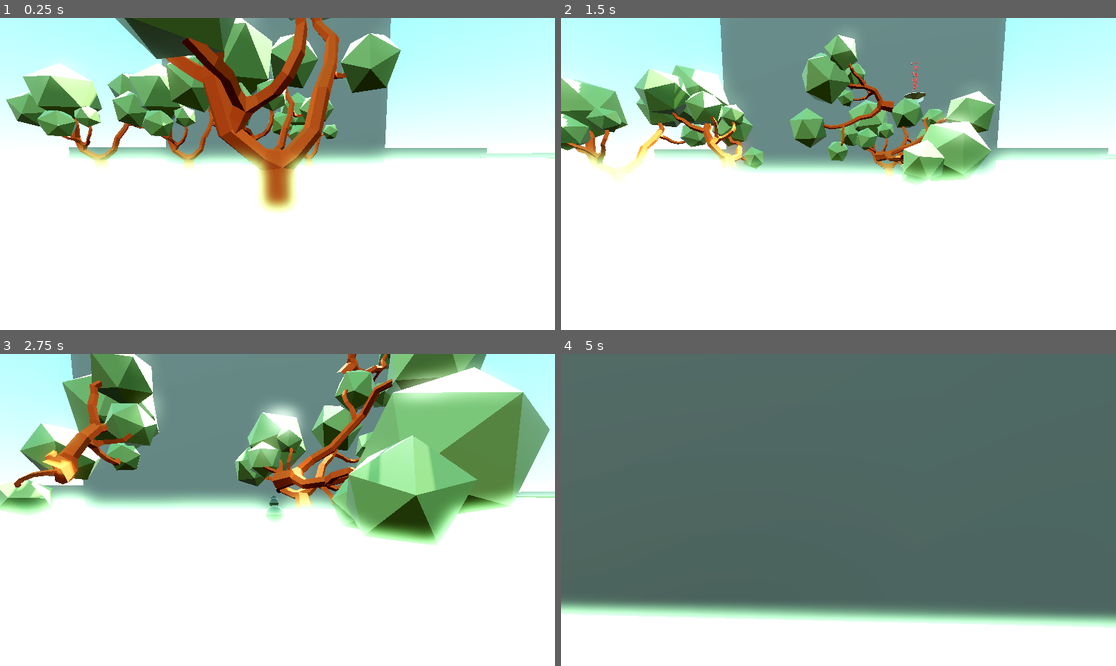
Above: before the commit, frames 1-4 (two rows, left to right).
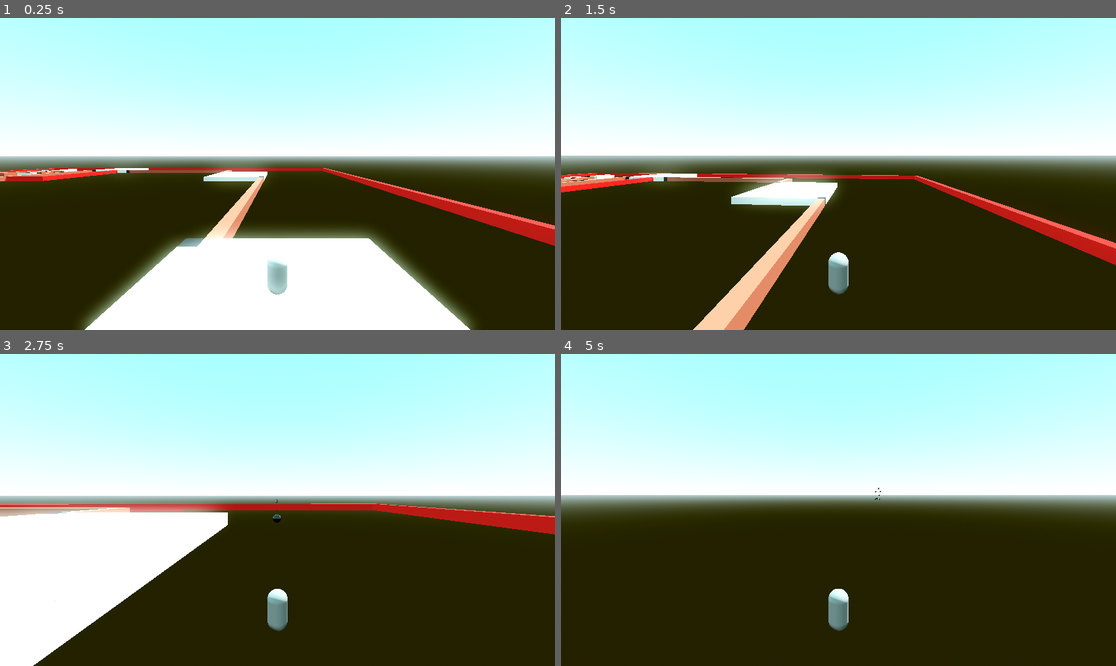
Above: after the commit, the same moments.

Repository: KrukDallan/Godot-test-game
Game: Godot game, scene res://world/dungeon/dungeon.tscn
Same seed, same stepped clock (60 frames per second), same inputs: the game is played once before the commit and once after it. Before the commit the project starts from res://ForestScene.tscn.
Inputs (mouse positions are in pixels of both pictures, inside the frame that each line leads up to):
- Up to frame 1 (0.25 s): no input
- Up to frame 2 (1.5 s): move the mouse to (866, 174) at 0.52 s; hold E 0.53-1.28 s; hold Up (ui_up) from 0.53 s (still down); tap Space at 0.77 s; move the mouse to (810, 174) at 1.27 s; right-click (810, 174) at 1.35 s
- Up to frame 3 (2.75 s): keep holding Up (ui_up); tap Space at 1.52 s; tap E at 1.55, 2.3 s; move the mouse to (288, 503) at 2.02 s; press the mouse at (288, 503) at 2.03 s
- Up to frame 4 (5 s): keep holding Up (ui_up); move the mouse to (832, 516) at 2.77 s; release the mouse at (832, 516) at 2.78 s; tap E at 2.85, 4.55 s; tap Space at 3.02, 3.77, 4.52 s; move the mouse to (877, 513) at 3.52 s; hold E 3.53-4.28 s; move the mouse to (794, 506) at 4.27 s; right-click (794, 506) at 4.35 s

The runs differ from the first frame. In frame 1, 65% of the frame differs, in the area x 0-100%, y 0-100%; in frame 2, 83%; in frame 3, 81%; in frame 4, 99%.
Error in both runs: Trying to assign value of type 'Node3D' to a variable of type 'RigidBody3D'. (res://world/dungeon/DungeonMesh.gd:51)

Commit message:
edited dungeon scene
- managed to spawn player inside the dungeon
- problems with player inside the dungeon: it falls under the floor
- dungeon blocks seems to not have collisions (black blocks and floor blocks)

Diff:
--- a/character/character.tscn
+++ b/character/character.tscn
@@ -13,15 +13,20 @@
 [node name="Player" type="RigidBody3D" groups=["Player"]]
 collision_layer = 4
 collision_mask = 3
+gravity_scale = 2.66454e-15
 lock_rotation = true
+linear_velocity = Vector3(2.08165e-12, 1, 2.08165e-12)
 script = ExtResource("1_fls2m")
+jump_impulse = 10
+fall_acceleration = 2.08165e-12
 
 [node name="MeshInstance3D" type="MeshInstance3D" parent="."]
-visible = false
+transform = Transform3D(0.5, 0, 0, 0, 0.5, 0, 0, 0, 0.5, 0, 0, 0)
 mesh = SubResource("CapsuleMesh_8wmhf")
 skeleton = NodePath("")
 
 [node name="CollisionShape3D" type="CollisionShape3D" parent="."]
+transform = Transform3D(0.5, 0, 0, 0, 0.5, 0, 0, 0, 0.5, 0, 0, 0)
 shape = SubResource("ConvexPolygonShape3D_deomx")
 
 [node name="TwistPivot" type="Node3D" parent="."]
@@ -40,6 +45,7 @@
 
 [node name="Detector" type="Area3D" parent="TwistPivot/PitchPivot"]
 transform = Transform3D(7.5904e-09, 4.30473e-08, 1, 0.984808, -0.173648, -1.79153e-16, 0.173648, 0.984808, -4.37114e-08, 2.0848e-12, 1.35349, -7.56241)
+visible = false
 collision_layer = 4
 collision_mask = 7
 
--- a/objects/ball.tscn
+++ b/objects/ball.tscn
@@ -22,9 +22,11 @@
 script = ExtResource("1_jpw0b")
 
 [node name="MeshInstance3D" type="MeshInstance3D" parent="."]
+transform = Transform3D(0.5, 0, 0, 0, 0.5, 0, 0, 0, 0.5, 0, 0, 0)
 mesh = SubResource("SphereMesh_fixiw")
 
 [node name="CollisionShape3D" type="CollisionShape3D" parent="."]
+transform = Transform3D(0.5, 0, 0, 0, 0.5, 0, 0, 0, 0.5, 0, 0, 0)
 shape = SubResource("ConvexPolygonShape3D_28ki1")
 
 [node name="Timer" type="Timer" parent="."]
--- a/project.godot
+++ b/project.godot
@@ -11,7 +11,7 @@
 [application]
 
 config/name="3d-Test"
-run/main_scene="res://ForestScene.tscn"
+run/main_scene="res://world/dungeon/dungeon.tscn"
 config/features=PackedStringArray("4.1", "Forward Plus")
 config/icon="res://icon.svg"
 
--- a/world/dungeon/DungeonMesh.gd
+++ b/world/dungeon/DungeonMesh.gd
@@ -50,6 +50,7 @@
 		if cell_index <=2 && cell_index >=0:
 			var dun_cell : RigidBody3D = dun_cell_scene.instantiate()
 			dun_cell.position = Vector3(cell) + Vector3(0.5,0,0.5)
+
 			add_child(dun_cell)
 			t +=1
 			#dun_cell.set_owner(owner)
--- a/world/dungeon/dungeon.gd
+++ b/world/dungeon/dungeon.gd
@@ -4,14 +4,20 @@
 @onready var grid_map : GridMap = $GridMap
 @onready var dungeonmesh : Node3D = $DungeonMesh
 func _ready():
-	set_start(false)
-	dungeonmesh.set_start(false)
-	Character.position = get_starting_position()
+	#set_start(false)
+	generate()
+	dungeonmesh.create_dungeon()
+	#dungeonmesh.set_start(false)
+	Character.global_position = starting_pos
+	#Character.freeze = true
+	print(starting_pos)
+	#await get_tree().create_timer(5).timeout
+	#Character.freeze = false
+	print(Character.constant_force)
 
 var starting_pos : Vector3 = Vector3.ZERO
 func get_starting_position():
 	return starting_pos
-
 
 
 @export var start : bool = false : set = set_start
@@ -82,7 +88,7 @@
 
 	var visited_points : PackedInt32Array = []
 	visited_points.append(randi() % room_positions.size())
-
+	var tmp : Vector2
 	while visited_points.size() != mst_graph.get_point_count():
 		var possible_connections : Array[PackedInt32Array] = []
 		for vp in visited_points:
@@ -98,10 +104,10 @@
 				connection = pc
 		visited_points.append(connection[1])
 		mst_graph.connect_points(connection[0], connection[1])
-		var tmp : Vector2 = mst_graph.get_point_position(randi() % mst_graph.get_point_count())
-		starting_pos = Vector3(tmp.x, 1, tmp.y)
-		print("starting pos setted")
+		tmp = mst_graph.get_point_position(randi() % mst_graph.get_point_count())
 		delaunay_graph.disconnect_points(connection[0], connection[1])
+
+	starting_pos = Vector3(tmp.x, 2, tmp.y)
 
 	var hallway_graph : AStar2D = mst_graph
 
--- a/world/dungeon/dungeon.tscn
+++ b/world/dungeon/dungeon.tscn
@@ -20,11 +20,17 @@
 tonemap_mode = 2
 glow_enabled = true
 
+[sub_resource type="PhysicsMaterial" id="PhysicsMaterial_ta2nk"]
+
+[sub_resource type="BoxShape3D" id="BoxShape3D_0bhw5"]
+size = Vector3(600, 1, 600)
+
 [node name="Dungeon" type="Node3D"]
 script = ExtResource("1_xhab4")
-border_size = 30
+border_size = 100
 room_number = 5
-max_room_size = 5
+min_room_size = 10
+max_room_size = 20
 
 [node name="WorldEnvironment" type="WorldEnvironment" parent="."]
 environment = SubResource("Environment_c5s65")
@@ -38,9 +44,18 @@
 cell_size = Vector3(1, 1, 1)
 cell_center_y = false
 data = {
-"cells": PackedInt32Array(65535, 65535, 3, 65535, 30, 3, 30, …(1442 unchanged characters)…  3, 30, 29, 3, 65535, 29, 3, 30, 30, 3, 3, 5, 0, 4, 5, 0, 3, 6, 0, 4, 6, 0, 3, 7, 0, 4, 7, 2, 11, 25, 0, 12, 25, 0, 13, 25, 0, 11, 26, 2, 12, 26, 0, 13, 26, 0, 11, 27, 0, 12, 27, 0, 13, 27, 0, 20, 6, 0, 21, 6, 0, 22, 6, 0, 20, 7, 2, 21, 7, 0, 22, 7, 0, 3, 24, 0, 4, 24, 0, 5, 24, 0, 6, 24, 2, 3, 25, 0, 4, 25, 0, 5, 25, 0, 6, 25, 0, 3, 26, 0, 4, 26, 0, 5, 26, 0, 6, 26, 2, 3, 27, 0, 4, 27, 0, 5, 27, 0, 6, 27, 0, 6, 8, 2, 7, 8, 0, 8, 8, 0, 9, 8, 2, 6, 9, 2, 7, 9, 0, 8, 9, 0, 9, 9, 0, 20, 8, 1, 19, 8, 1, 18, 8, 1, 17, 8, 1, 16, 8, 1, 15, 8, 1, 14, 8, 1, 13, 8, 1, 12, 8, 1, 11, 8, 1, 10, 8, 1, 5, 7, 1, 6, 7, 1, 6, 23, 1, 6, 22, 1, 6, 21, 1, 6, 20, 1, 6, 19, 1, 6, 18, 1, 6, 17, 1, 6, 16, 1, 6, 15, 1, 6, 14, 1, 6, 13, 1, 6, 12, 1, 6, 11, 1, 6, 10, 1, 10, 26, 1, 9, 26, 1, 8, 26, 1, 7, 26, 1)
+"cells": PackedInt32Array(65535, 65535, 3, 65535, 30, 3, 30, …(1442 unchanged characters)…  3, 30, 29, 3, 65535, 29, 3, 30, 30, 3, 10, 5, 0, 11, 5, 0, 12, 5, 0, 10, 6, 0, 11, 6, 0, 12, 6, 0, 10, 7, 0, 11, 7, 0, 12, 7, 0, 10, 8, 2, 11, 8, 0, 12, 8, 0, 8, 10, 0, 9, 10, 0, 10, 10, 0, 11, 10, 2, 8, 11, 0, 9, 11, 0, 10, 11, 0, 11, 11, 0, 8, 12, 2, 9, 12, 0, 10, 12, 0, 11, 12, 2, 1, 20, 0, 2, 20, 0, 3, 20, 2, 1, 21, 0, 2, 21, 0, 3, 21, 0, 1, 22, 0, 2, 22, 0, 3, 22, 0, 14, 20, 2, 15, 20, 0, 16, 20, 0, 17, 20, 2, 14, 21, 0, 15, 21, 0, 16, 21, 0, 17, 21, 0, 20, 15, 0, 21, 15, 0, 20, 16, 2, 21, 16, 0, 11, 9, 1, 17, 19, 1, 17, 18, 1, 17, 17, 1, 17, 16, 1, 18, 16, 1, 19, 16, 1, 12, 12, 1, 13, 12, 1, 14, 12, 1, 14, 13, 1, 14, 14, 1, 14, 15, 1, 14, 16, 1, 14, 17, 1, 14, 18, 1, 14, 19, 1, 8, 13, 1, 8, 14, 1, 8, 15, 1, 8, 16, 1, 8, 17, 1, 8, 18, 1, 8, 19, 1, 8, 20, 1, 7, 20, 1, 6, 20, 1, 5, 20, 1, 4, 20, 1)
 }
 
 [node name="DungeonMesh" type="Node3D" parent="."]
 script = ExtResource("3_7xws8")
 grid_map_path = NodePath("../GridMap")
+
+[node name="StaticBody3D" type="StaticBody3D" parent="."]
+transform = Transform3D(1, 0, 0, 0, 1, 0, 0, 0, 1, 2.08165e-12, -2, 2.08165e-12)
+collision_mask = 7
+physics_material_override = SubResource("PhysicsMaterial_ta2nk")
+
+[node name="CollisionShape3D" type="CollisionShape3D" parent="StaticBody3D"]
+transform = Transform3D(1, 0, 0, 0, 1, 0, 0, 0, 1, 2.08165e-12, 2.08165e-12, 2.08165e-12)
+shape = SubResource("BoxShape3D_0bhw5")
--- a/world/dungeon/dungeon_meshes.tscn
+++ b/world/dungeon/dungeon_meshes.tscn
@@ -4,27 +4,32 @@
 [ext_resource type="Script" path="res://world/dungeon/dungeon_meshes.gd" id="2_unqvf"]
 
 [sub_resource type="ConvexPolygonShape3D" id="ConvexPolygonShape3D_l7l00"]
+margin = 0.5
 points = PackedVector3Array(-0.5, 0, -1.5, 0.5, 0, -1.5, -0.5, 0, -0.5, -0.5, 4, -1.5, 0.5, 0, -0.5, 0.5, 4, -1.5, -0.5, 4, -0.5, 0.5, 4, -0.5)
 
 [sub_resource type="ConvexPolygonShape3D" id="ConvexPolygonShape3D_ekyu7"]
+margin = 0.5
 points = PackedVector3Array(0.5, 0, -0.5, 1.5, 0, -0.5, 0.5, 0, 0.5, 0.5, 4, -0.5, 1.5, 0, 0.5, 1.5, 4, -0.5, 0.5, 4, 0.5, 1.5, 4, 0.5)
 
 [sub_resource type="ConvexPolygonShape3D" id="ConvexPolygonShape3D_hycoi"]
+margin = 0.5
 points = PackedVector3Array(-0.5, 0, 0.5, 0.5, 0, 0.5, -0.5, 0, 1.5, -0.5, 4, 0.5, 0.5, 0, 1.5, 0.5, 4, 0.5, -0.5, 4, 1.5, 0.5, 4, 1.5)
 
 [sub_resource type="ConvexPolygonShape3D" id="ConvexPolygonShape3D_oipw8"]
+margin = 0.5
 points = PackedVector3Array(-1.5, 0, -0.5, -0.5, 0, -0.5, -1.5, 0, 0.5, -1.5, 4, -0.5, -0.5, 0, 0.5, -0.5, 4, -0.5, -1.5, 4, 0.5, -0.5, 4, 0.5)
 
 [sub_resource type="ConvexPolygonShape3D" id="ConvexPolygonShape3D_53w2i"]
+margin = 0.5
 points = PackedVector3Array(0.5, 5, 0.5, 0.5, 5, -0.5, -0.5, 5, 0.5, 0.5, 4, 0.5, 0.5, 4, -0.5, -0.5, 5, -0.5, -0.5, 4, 0.5, -0.5, 4, -0.5)
 
 [sub_resource type="ConvexPolygonShape3D" id="ConvexPolygonShape3D_dcy5n"]
+margin = 0.5
 points = PackedVector3Array(0.5, 1, 0.5, 0.5, 1, -0.5, -0.5, 1, 0.5, 0.5, 0, 0.5, 0.5, 0, -0.5, -0.5, 1, -0.5, -0.5, 0, 0.5, -0.5, 0, -0.5)
 
 [node name="dungeon_meshes" instance=ExtResource("1_rs3in")]
 collision_layer = 2
 collision_mask = 7
-gravity_scale = 2.66454e-15
 lock_rotation = true
 script = ExtResource("2_unqvf")
 
--- a/world/plains/environment/trees/low_poly_tree/tree.gd
+++ b/world/plains/environment/trees/low_poly_tree/tree.gd
@@ -33,6 +33,7 @@
 	var move_to = position - Character.position
 	move_to = move_to.normalized()
 	apply_impulse(-move_to*5)
+	#scale = Vector3(2,2,2)
 
 func glow():
 	$Bark.get_surface_override_material(0).emission_enabled = true
Not shown: 1 places in world/dungeon/dungeon.tscn that only renumber resources
Not shown: 8 places in world/dungeon/dungeon_tiles.tres that only renumber resources
